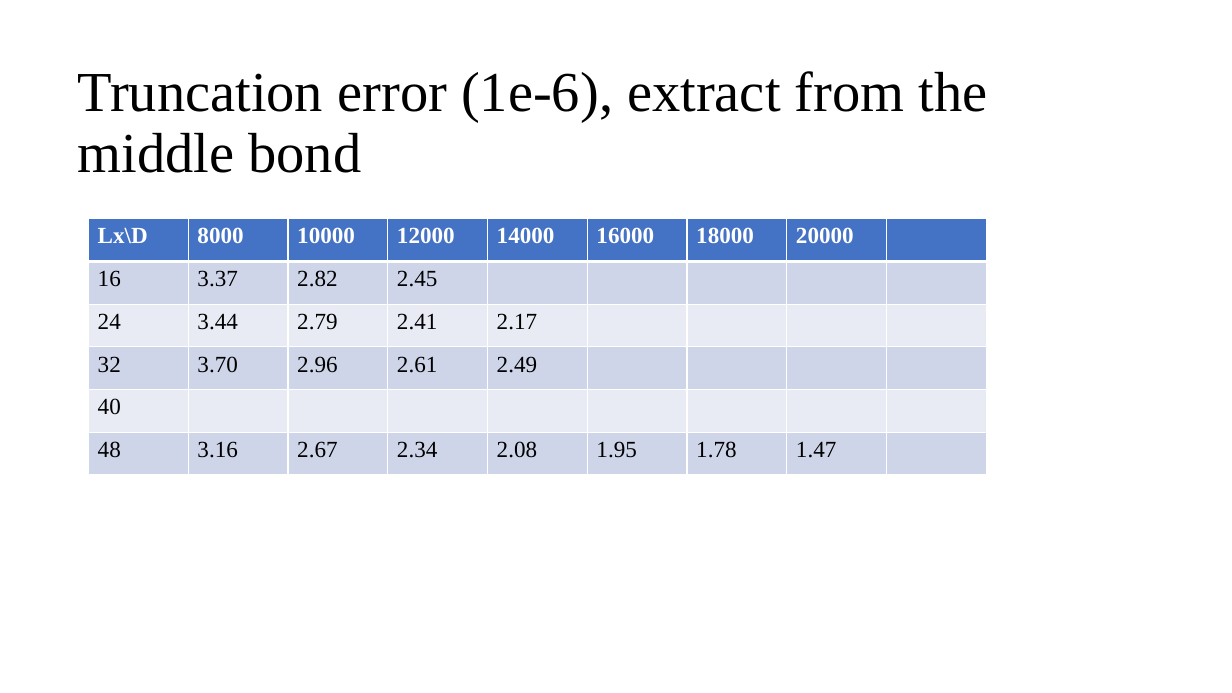
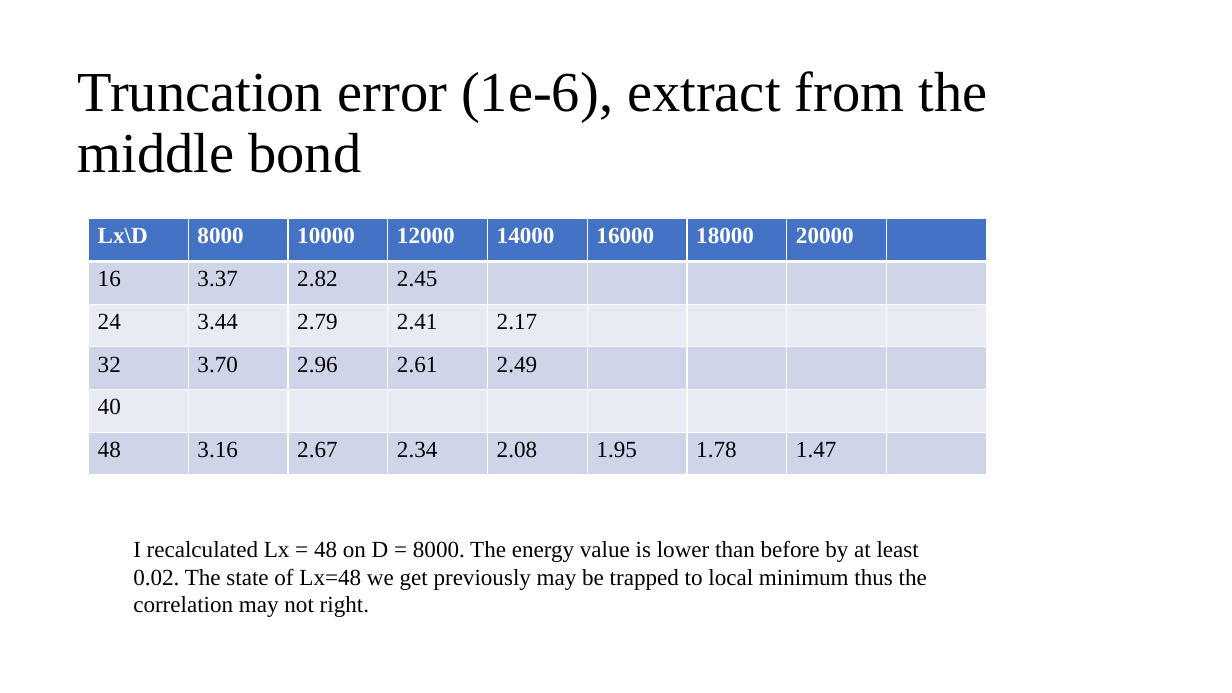
Before and after one commit to QuantumLiquids/SSH-Hubbard, a slide deck: slide 3 of note/SSH-Hubbard-Note6.pptx. Drawn at 1232x693 pixels with LibreOffice and Linux fonts; fonts in the diff are those of the drawing. Boxes give left, top, right and bottom in pixels: in the first picture for what was removed or moved away, otherwise in the second. Text is boxed around its words. In the diff, an @@ line names an element or a change of style, - is before the commit and + after.

```diff
--- a/note/SSH-Hubbard-Note6.pptx
+++ b/note/SSH-Hubbard-Note6.pptx
@@ text added at box(133, 540, 927, 617), 18 pt, text #000000 @@
+I recalculated Lx = 48 on D = 8000. The energy value is lower than before by at least 0.02. The state of Lx=48 we get previously may be trapped to local minimum thus the correlation may not right.
```
Also in this commit, not shown: 2 other slides changed, 7 other files.
